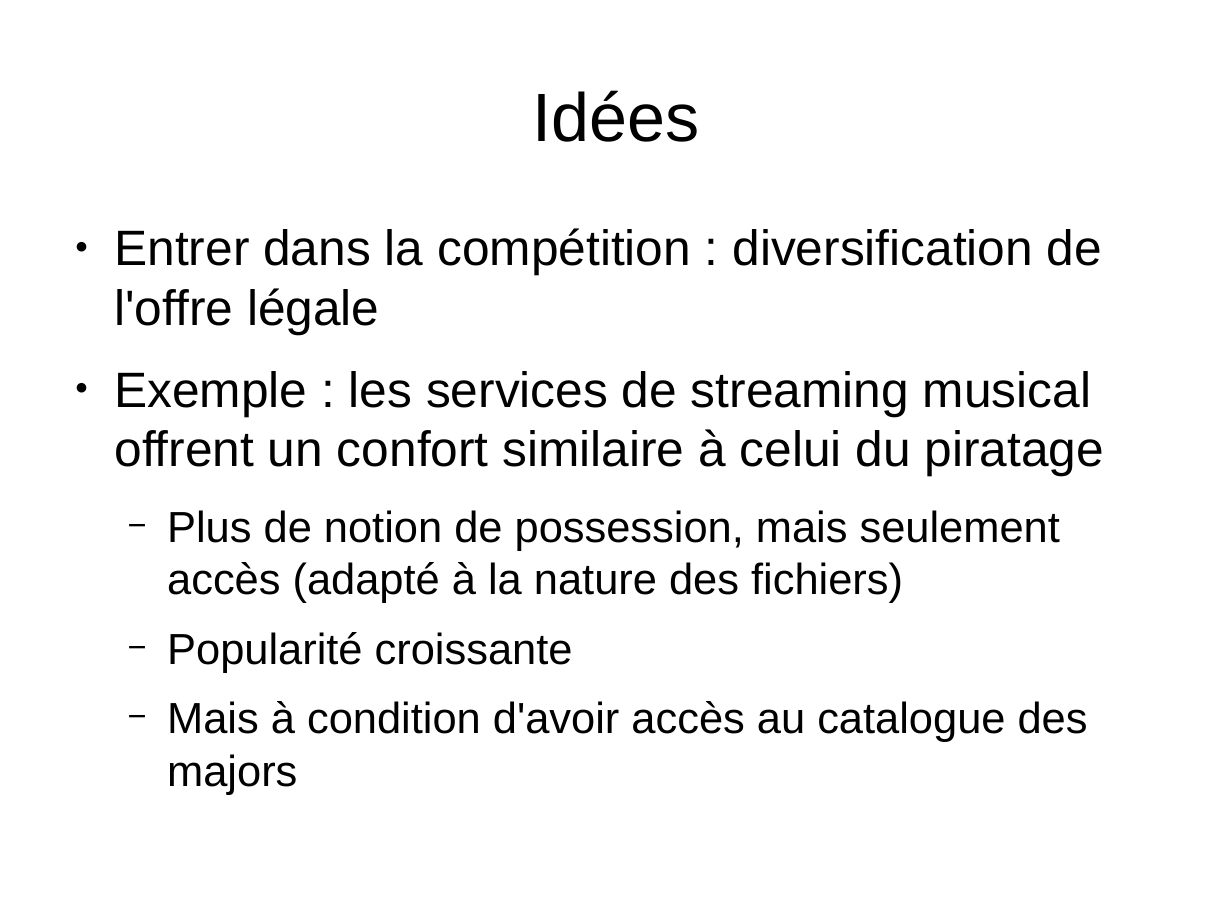
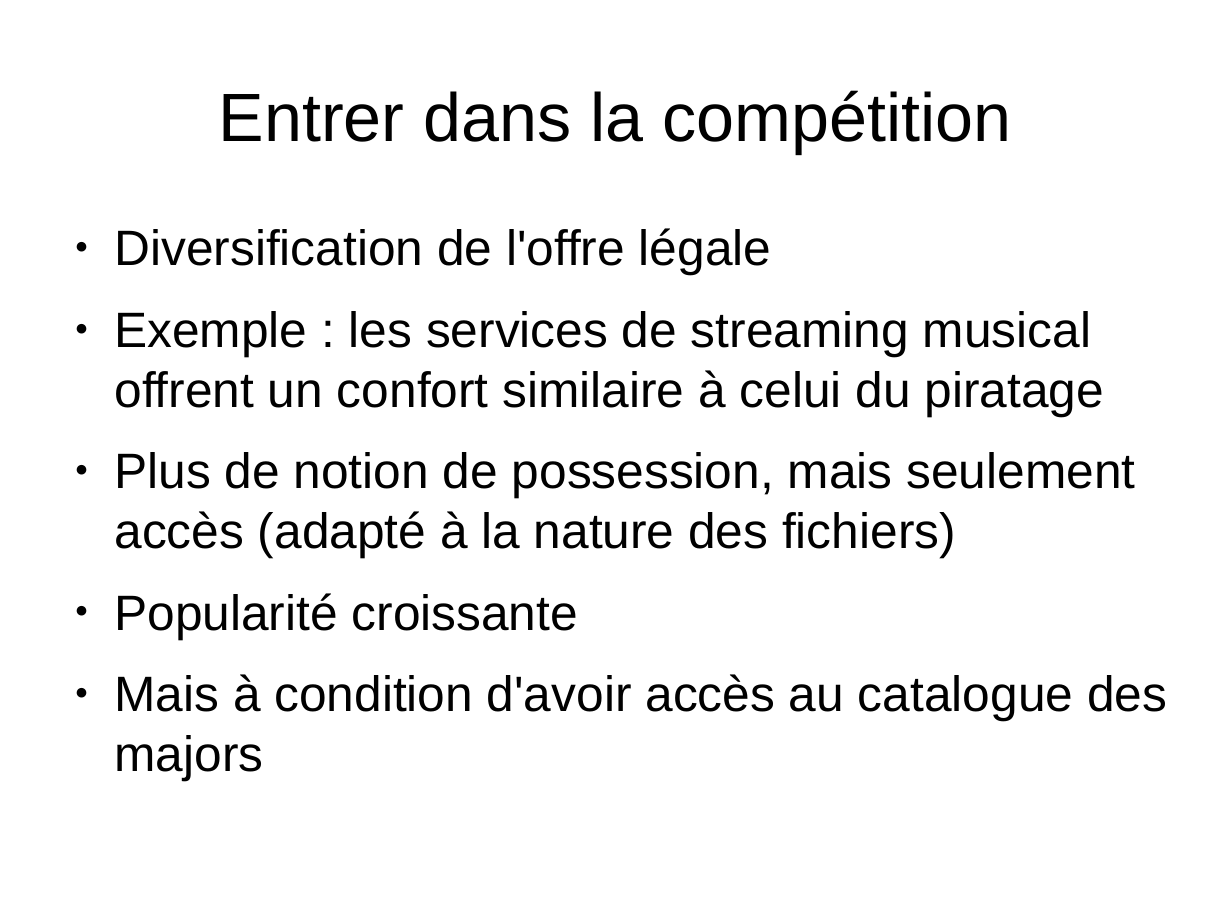
Before and after one commit to Parashp/pph-droit-auteur, a slide deck: slide 18 of soutenance.odp (slide 16 before the commit). Drawn at 1232x924 pixels with LibreOffice and Linux fonts; fonts in the diff are those of the drawing. Boxes give left, top, right and bottom in pixels: in the first picture for what was removed or moved away, otherwise in the second. Text is boxed around its words. In the diff, an @@ line names an element or a change of style, - is before the commit and + after.

Commit message:
Oral : préciser les idées

```diff
--- a/soutenance.odp
+++ b/soutenance.odp
@@ title at <box>219,90,1012,153</box>: text changed @@
-Idées
+Entrer dans la compétition
@@ text at <box>114,228,772,275</box>: text changed @@
-● Entrer dans la compétition : diversification de l'offre légale
+● Diversification de l'offre légale
@@ text at <box>114,452,1167,721</box>: size 28 to 32 pt in "Plus de notion de possession, mais seulement ...", "Popularité croissante", "Mais à condition d'avoir accès au catalogue ..."; bullet − to ●; list level 2 to 1 in "Plus de notion de possession, ..."; list level 2 to 1 in "Popularité croissante"; list level 2 to 1 in "Mais à condition d'avoir accès ..." @@
```
Also in this commit, not shown: 9 other slides changed, 4 slides added, 1 slide removed.
